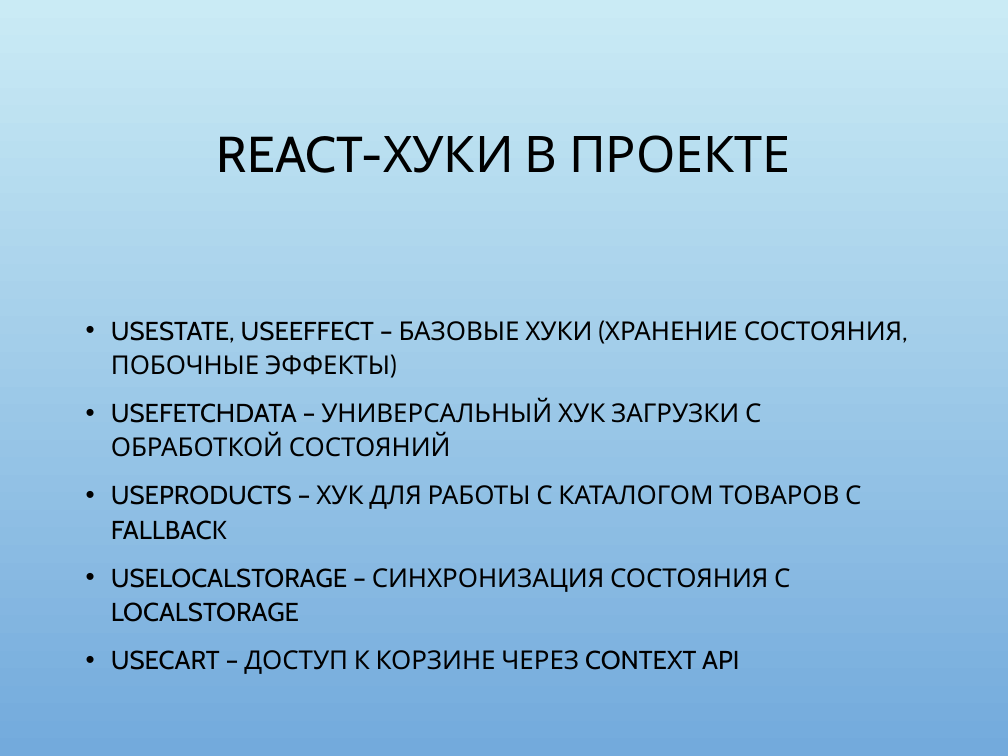
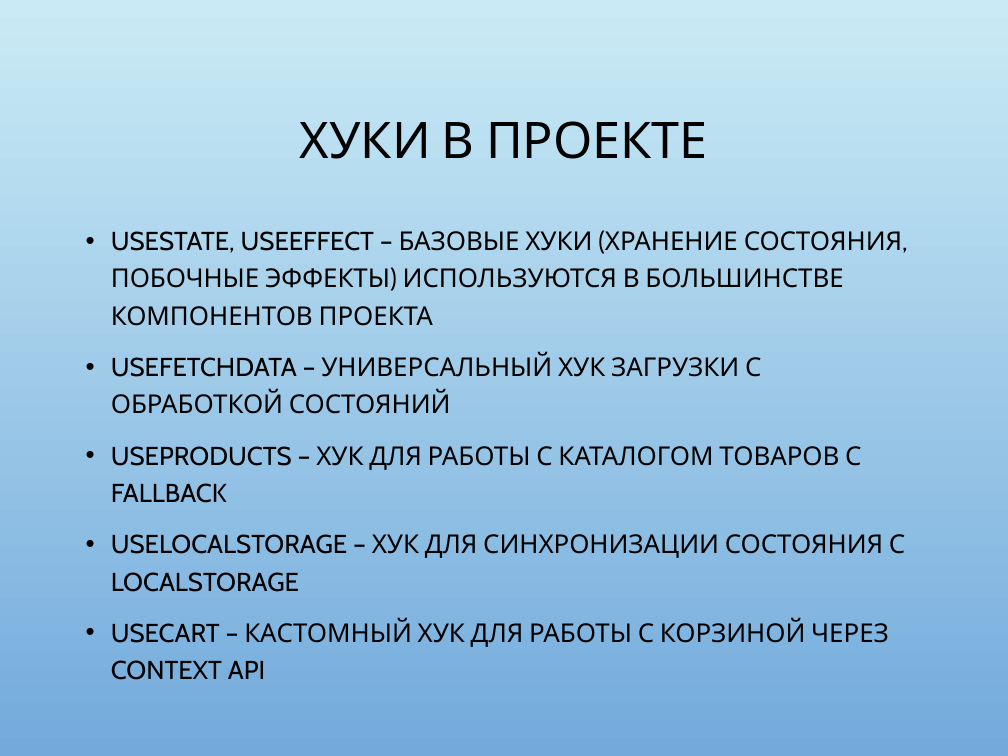
Before and after one commit to SvetlanaRozanova0108/plus-smart-home-frontend, a slide deck: slide 6 of Презентация_проекта_Plus_Smart_Home.pptx. Drawn at 1008x756 pixels with LibreOffice and Linux fonts; fonts in the diff are those of the drawing; background and template pictures are left out. Boxes give left, top, right and bottom in pixels: in the first picture for what was removed or moved away, otherwise in the second. Text is boxed around its words. In the diff, an @@ line names an element or a change of style, - is before the commit and + after.

```diff
--- a/Презентация_проекта_Plus_Smart_Home.pptx
+++ b/Презентация_проекта_Plus_Smart_Home.pptx
@@ title at (300,121,708,159): text changed @@
-REACT-ХУКИ В ПРОЕКТЕ
+ХУКИ В ПРОЕКТЕ
@@ text "USESTATE, USEEFFECT – БАЗОВЫЕ ХУКИ ...": place and size @@
-text "USESTATE, USEEFFECT – БАЗОВЫЕ ХУКИ ..." at (111,321,902,674)
+text "USESTATE, USEEFFECT – БАЗОВЫЕ ХУКИ ..." at (111,231,905,680)
@@ text at (111,231,902,326): text changed @@
-• USESTATE, USEEFFECT – БАЗОВЫЕ ХУКИ (ХРАНЕНИЕ СОСТОЯНИЯ, ПОБОЧНЫЕ ЭФФЕКТЫ)
+• USESTATE, USEEFFECT – БАЗОВЫЕ ХУКИ (ХРАНЕНИЕ СОСТОЯНИЯ, ПОБОЧНЫЕ ЭФФЕКТЫ) ИСПОЛЬЗУЮТСЯ В БОЛЬШИНСТВЕ КОМПОНЕНТОВ ПРОЕКТА
@@ text at (111,352,861,503): line spacing 1.1 to 1.2 @@
@@ text at (111,534,905,680): text changed @@
-• USELOCALSTORAGE – СИНХРОНИЗАЦИЯ СОСТОЯНИЯ С LOCALSTORAGE
-• USECART – ДОСТУП К КОРЗИНЕ ЧЕРЕЗ CONTEXT API
+• USELOCALSTORAGE – ХУК ДЛЯ СИНХРОНИЗАЦИИ СОСТОЯНИЯ С LOCALSTORAGE
+• USECART – КАСТОМНЫЙ ХУК ДЛЯ РАБОТЫ С КОРЗИНОЙ ЧЕРЕЗ CONTEXT API
```
Also in this commit, not shown: 6 other slides changed, 1 slide added, 1 slide removed, 3 other files.
